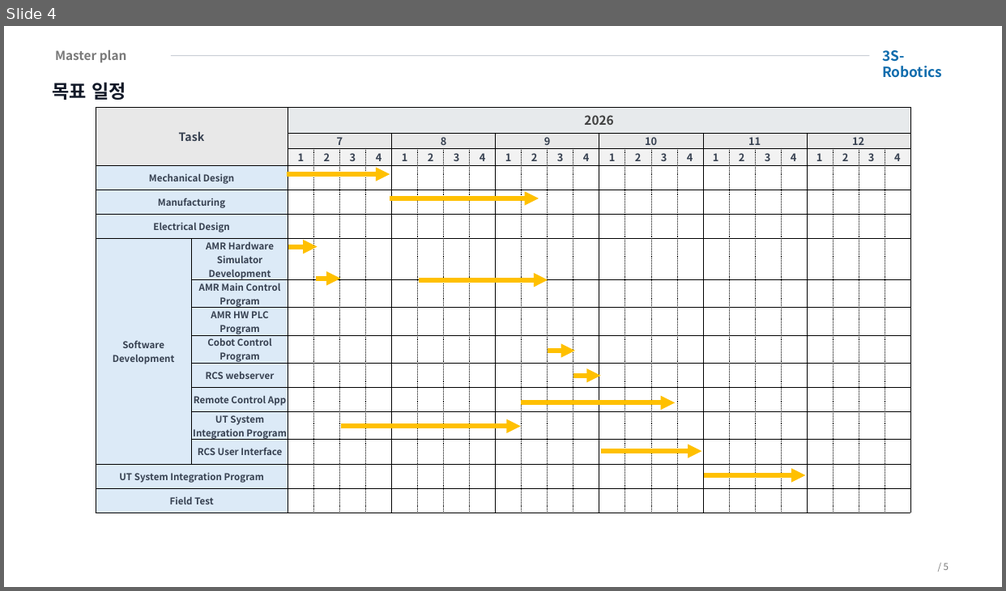
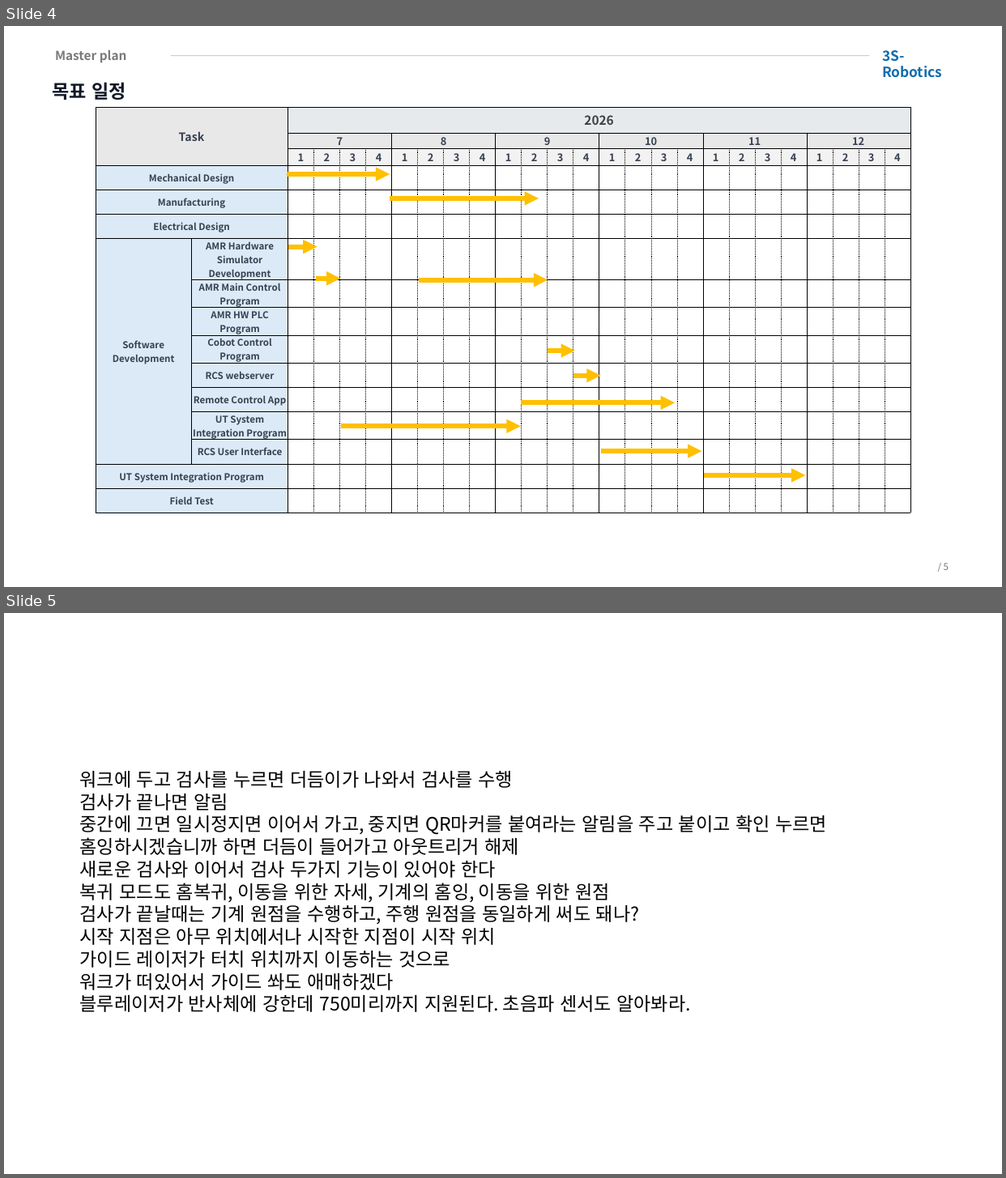
Before and after one commit to benn-uuaq/Dusan_moma, a slide deck: docs/erounsolution_requests/pptx/master plan.pptx. Shown one above the other, each under a label of ours: slide 4 before the commit, slides 4 and 5 after it. The pictures are 1006x591 and 1006x1178 pixels, drawn with LibreOffice and Linux fonts; fonts in the diff are those of the drawing. Boxes give left, top, right and bottom in pixels: in the first picture for what was removed or moved away, otherwise in the second. Text is boxed around its words. In the diff, an @@ line names an element or a change of style, - is before the commit and + after.

```diff
--- a/docs/erounsolution_requests/pptx/master plan.pptx
+++ b/docs/erounsolution_requests/pptx/master plan.pptx
@@ slide 5 added at (4, 613, 1002, 1174), background #FFFFFF @@
@@ text added at (80, 771, 827, 1012), 18 pt, text #000000 @@
+워크에 두고 검사를 누르면 더듬이가 나와서 검사를 수행
+검사가 끝나면 알림
+중간에 끄면 일시정지면 이어서 가고, 중지면 QR마커를 붙여라는 알림을 주고 붙이고 확인 누르면
+홈잉하시겠습니까 하면 더듬이 들어가고 아웃트리거 해제
+새로운 검사와 이어서 검사 두가지 기능이 있어야 한다
+복귀 모드도 홈복귀, 이동을 위한 자세, 기계의 홈잉, 이동을 위한 원점
+검사가 끝날때는 기계 원점을 수행하고, 주행 원점을 동일하게 써도 돼나?
+시작 지점은 아무 위치에서나 시작한 지점이 시작 위치
+가이드 레이저가 터치 위치까지 이동하는 것으로
+워크가 떠있어서 가이드 쏴도 애매하겠다
+블루레이저가 반사체에 강한데 750미리까지 지원된다. 초음파 센서도 알아봐라.
```
Also in this commit, not shown: 29 other files.
